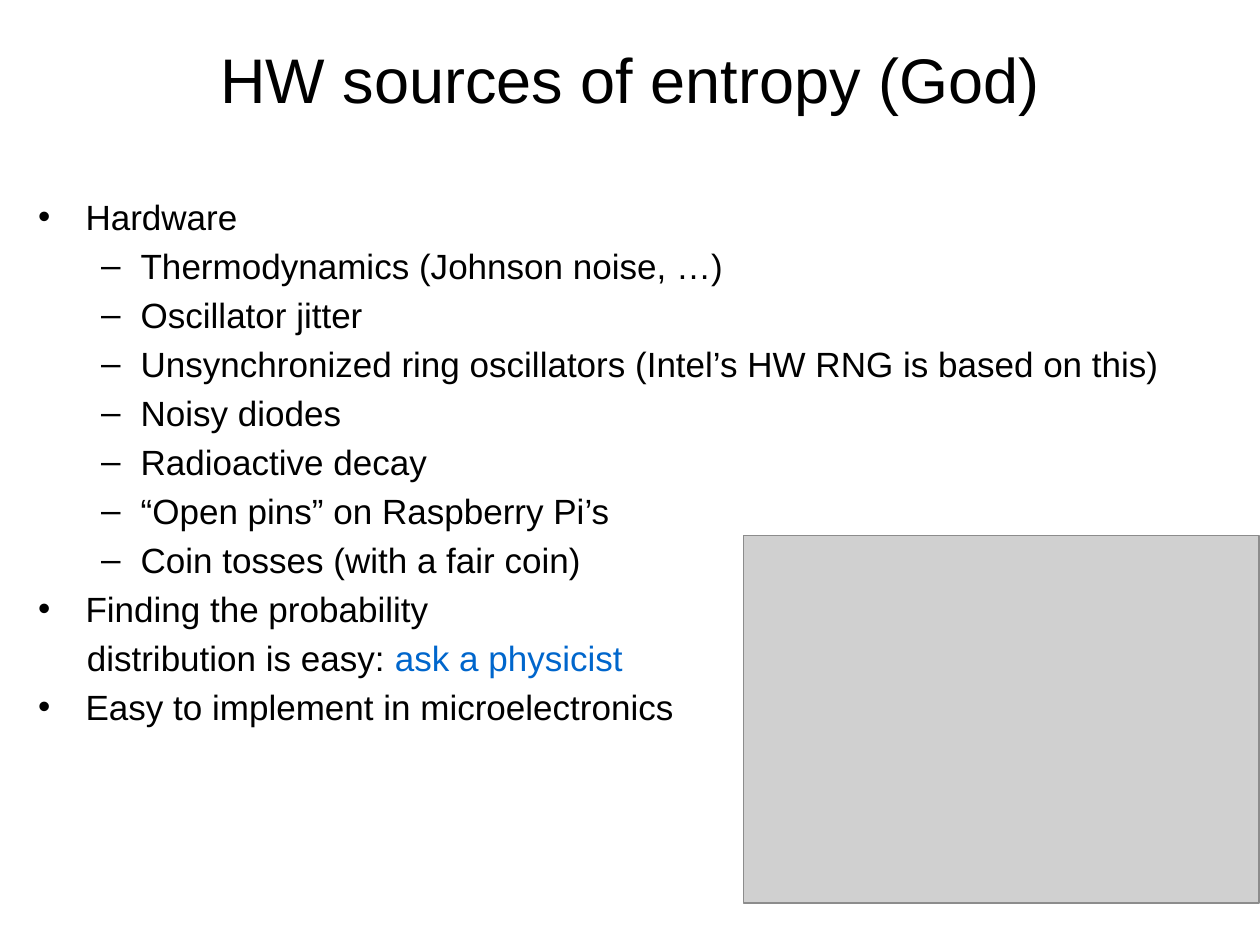
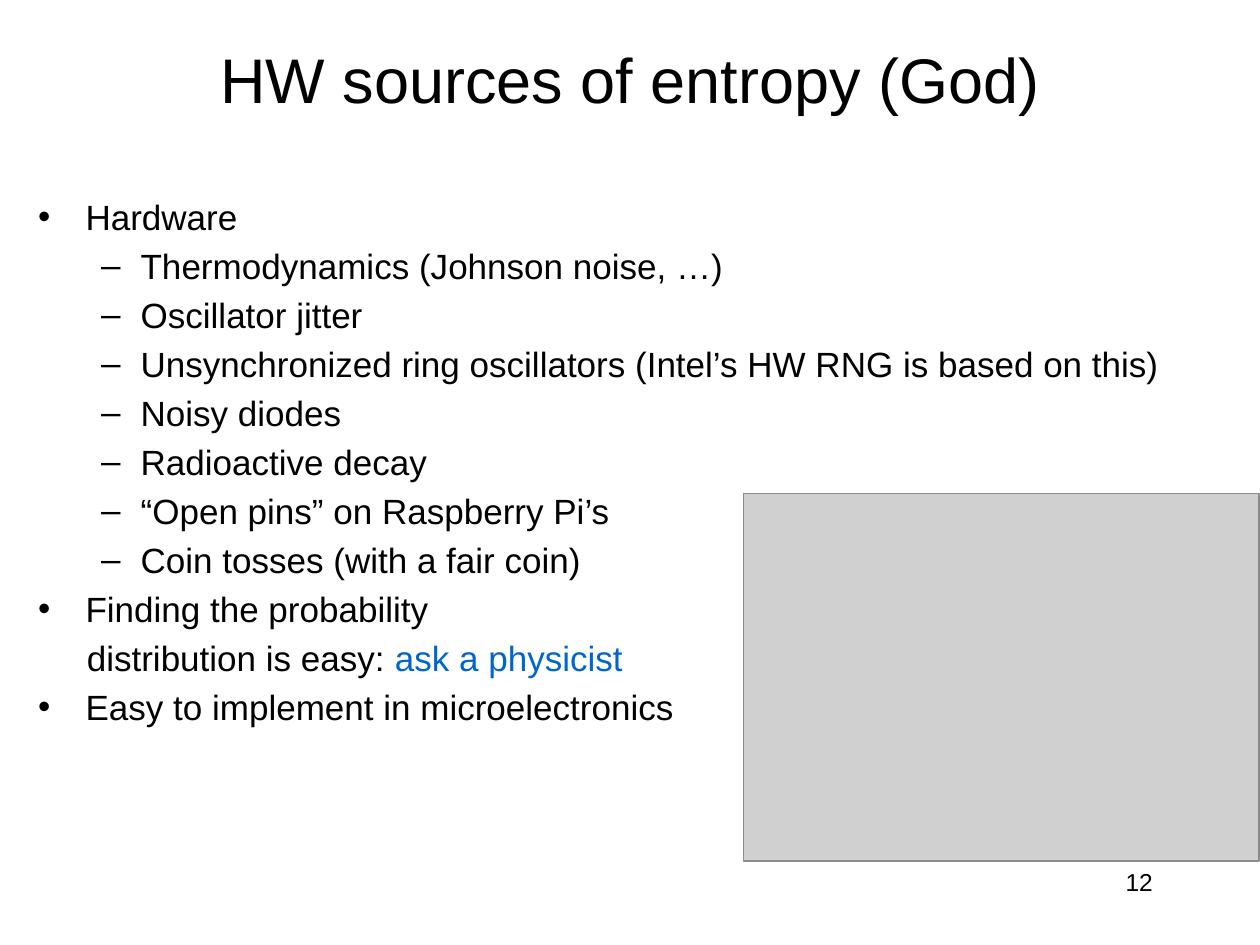
Before and after one commit to jlmucb/class_notes, a slide deck: slide 12 of BerkeleyClass/CS290Spring2013/Lectures/entropy_talk.pptx. Drawn at 1260x945 pixels with LibreOffice and Linux fonts; fonts in the diff are those of the drawing; grey boxes stand for pictures. Boxes give left, top, right and bottom in pixels: in the first picture for what was removed or moved away, otherwise in the second. Text is boxed around its words. In the diff, an @@ line names an element or a change of style, - is before the commit and + after.

```diff
--- a/BerkeleyClass/CS290Spring2013/Lectures/entropy_talk.pptx
+++ b/BerkeleyClass/CS290Spring2013/Lectures/entropy_talk.pptx
@@ picture: place and size @@
-picture at [743,536,1259,903]
+picture at [743,494,1259,862]
@@ page number added at [1126,874,1153,891], 14 pt, text #000000 @@
+12
```
Also in this commit, not shown: 9 other slides changed.
